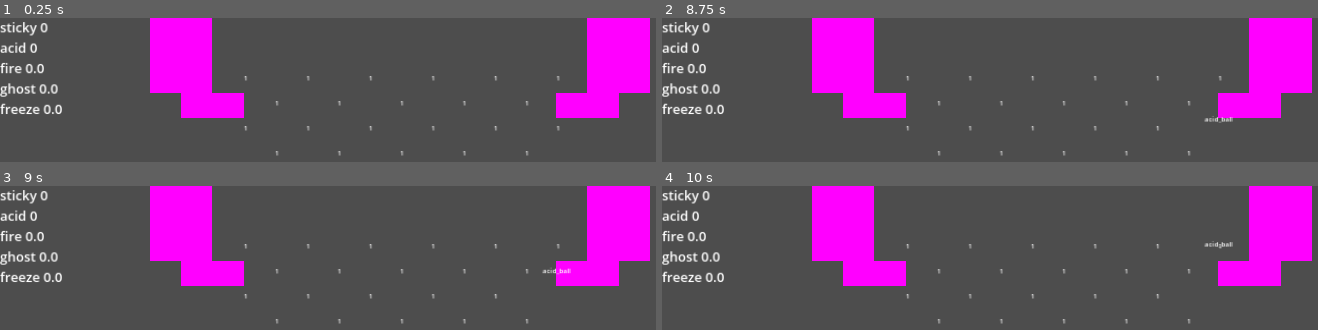
Above: before the commit, frames 1-4 (two rows, left to right).
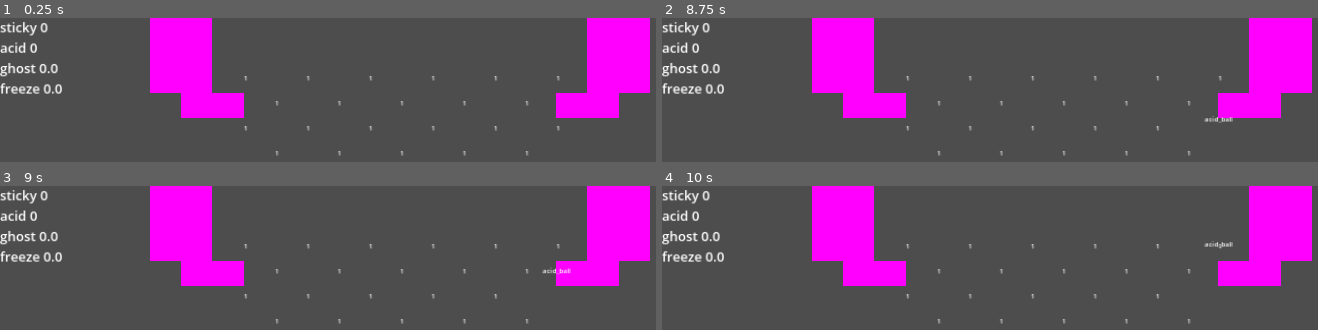
Above: after the commit, the same moments.

Repository: O-39889/brickout
Game: Godot game, scene res://scenes/level.tscn
Same seed, same stepped clock (60 frames per second), same inputs: the game is played once before the commit and once after it.
Inputs (mouse positions are in pixels of both pictures, inside the frame that each line leads up to):
- Up to frame 1 (0.25 s): no input
- Up to frame 2 (8.75 s): tap Enter at 0.5 s; move the mouse to (outside the picture) at 0.52 s; click (outside the picture) at 0.67 s; tap R (debug_restart) every 0.75 s from 1.25 to 4.25 s; move the mouse to (outside the picture) at 1.27 s; click (outside the picture) at 1.42 s; move the mouse to (outside the picture) at 2.02 s; click (outside the picture) at 2.17 s; move the mouse to (outside the picture) at 2.77 s; click (outside the picture) at 2.92 s; move the mouse to (outside the picture) at 3.52 s; click (outside the picture) at 3.67 s; move the mouse to (outside the picture) at 4.27 s; click (outside the picture) at 4.42 s; move the mouse to (outside the picture) at 5.02 s; click (outside the picture) at 5.17 s; move the mouse to (outside the picture) at 5.77 s; click (outside the picture) at 5.92 s; move the mouse to (outside the picture) at 6.52 s; click (outside the picture) at 6.67 s; move the mouse to (outside the picture) at 7.27 s; click (outside the picture) at 7.42 s; move the mouse to (outside the picture) at 8.02 s; click (outside the picture) at 8.17 s
- Up to frame 3 (9 s): move the mouse to (outside the picture) at 8.77 s; click (outside the picture) at 8.92 s
- Up to frame 4 (10 s): move the mouse to (outside the picture) at 9.52 s; click (outside the picture) at 9.67 s

The runs differ from the first frame. In frame 1, 1.3% of the frame differs, in the area x 0-10%, y 31-67%; in frame 2, 1.3%; in frame 3, 1.3%; in frame 4, 1.3%.

Commit message:
Remove debug fireball timer label
Because the fire ball powerup isn't gonna be timed

Diff:
--- a/scenes/level.tscn
+++ b/scenes/level.tscn
@@ -132,11 +132,6 @@
 text = "acid 0.0"
 label_settings = SubResource("LabelSettings_tg6ai")
 
-[node name="DebugTimerFire" type="Label" parent="GUI/VBoxContainer"]
-layout_mode = 2
-text = "fire 0.0"
-label_settings = SubResource("LabelSettings_tg6ai")
-
 [node name="DebugTimerGhost" type="Label" parent="GUI/VBoxContainer"]
 layout_mode = 2
 text = "ghost 0.0"
